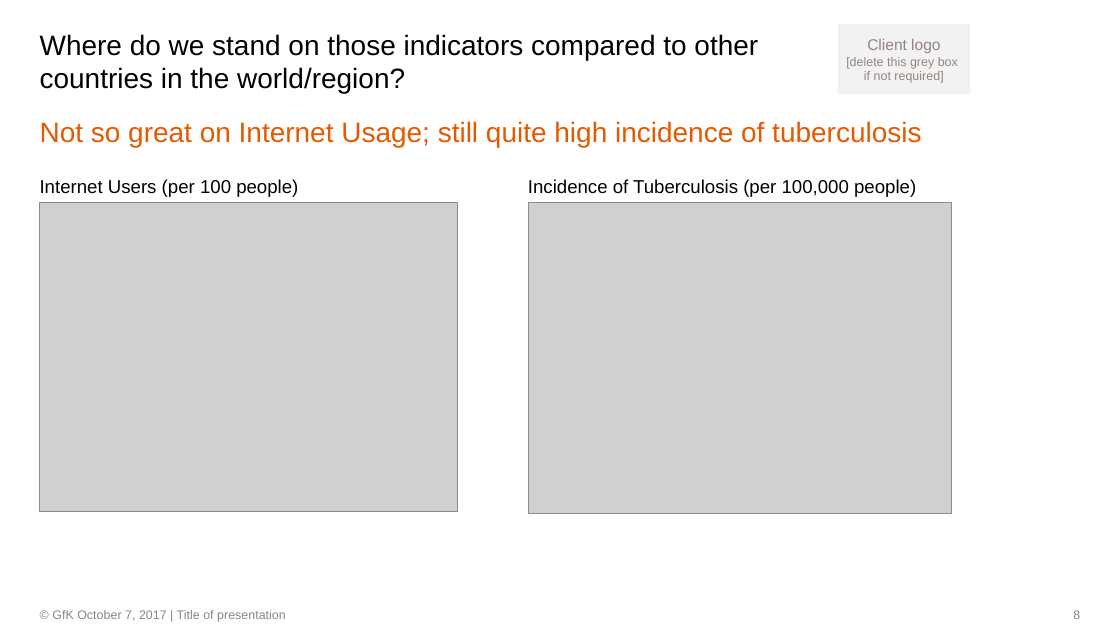
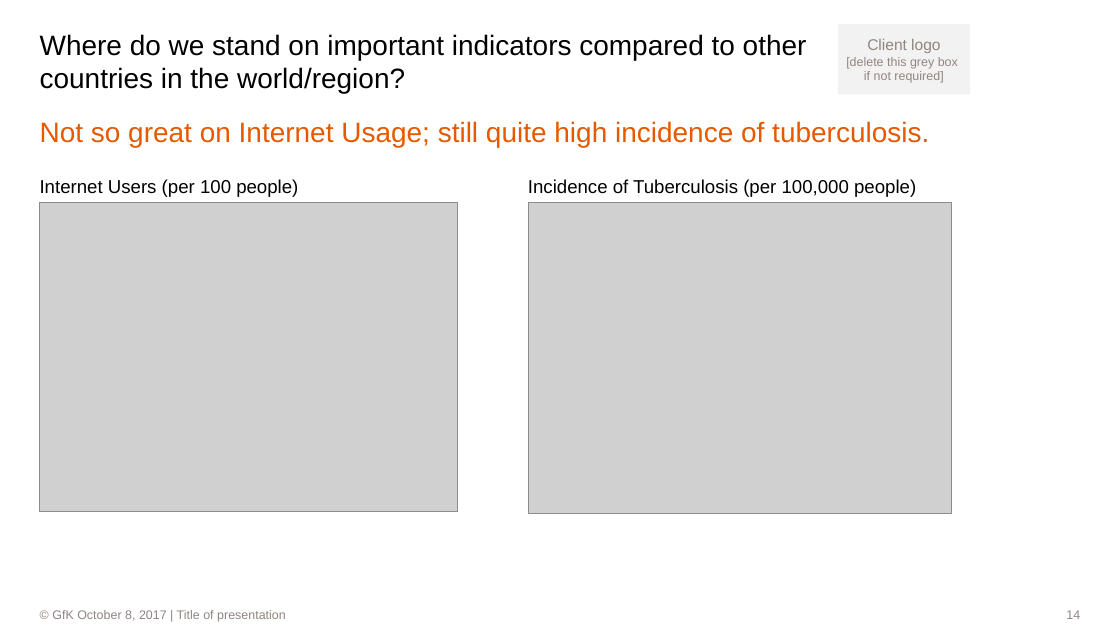
Before and after one commit to dl7631/Predict_World_Happiness, a slide deck: slide 14 of World Happiness.pptx (slide 8 before the commit). Drawn at 1120x630 pixels with LibreOffice and Linux fonts; fonts in the diff are those of the drawing; grey boxes stand for pictures; background and template pictures are left out. Boxes give left, top, right and bottom in pixels: in the first picture for what was removed or moved away, otherwise in the second. Text is boxed around its words. In the diff, an @@ line names an element or a change of style, - is before the commit and + after.

Commit message:
Work on Sunday, October 8

```diff
--- a/World Happiness.pptx
+++ b/World Happiness.pptx
@@ title at (40, 34, 807, 94): text changed @@
-Where do we stand on those indicators compared to other countries in the world/region?
+Where do we stand on important indicators compared to other countries in the world/region?
@@ text at (40, 121, 929, 147): text changed @@
-Not so great on Internet Usage; still quite high incidence of tuberculosis
+Not so great on Internet Usage; still quite high incidence of tuberculosis.
@@ text at (52, 610, 286, 622): text changed @@
-                © GfK October 7, 2017 | Title of presentation
+                © GfK October 8, 2017 | Title of presentation
@@ page number at (1066, 610, 1080, 619): text changed @@
-8
+14
```
Also in this commit, not shown: 14 other slides changed, 17 slides added, 10 slides removed, 4 other files.
